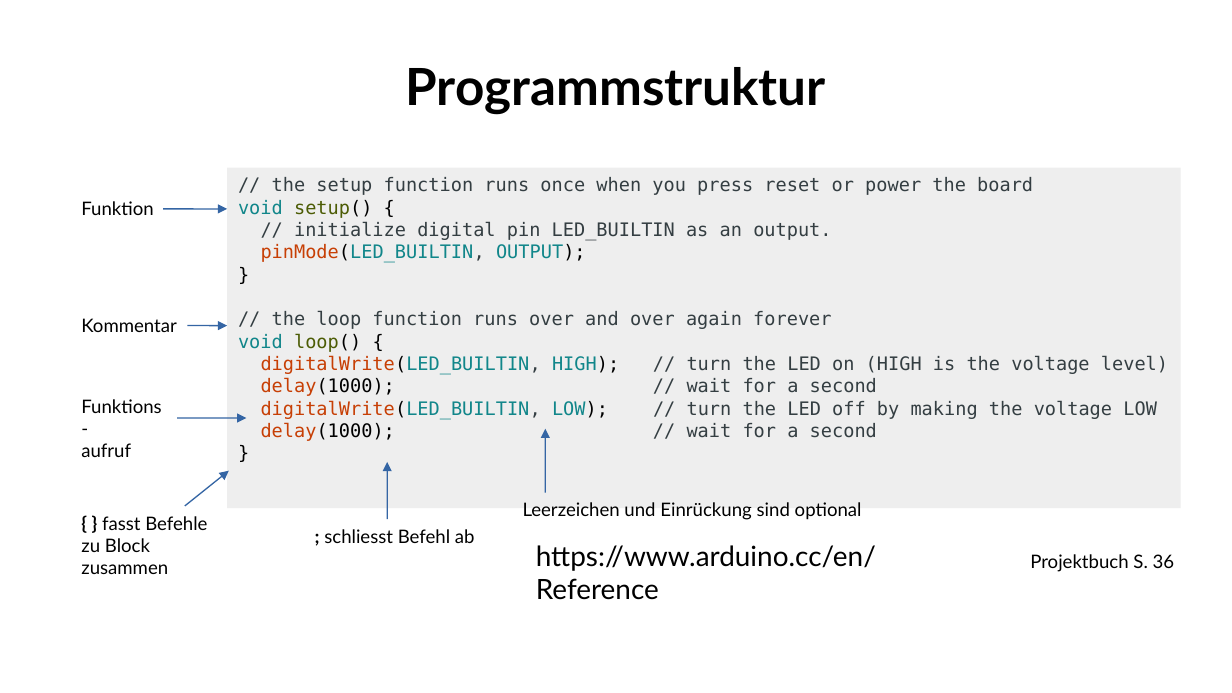
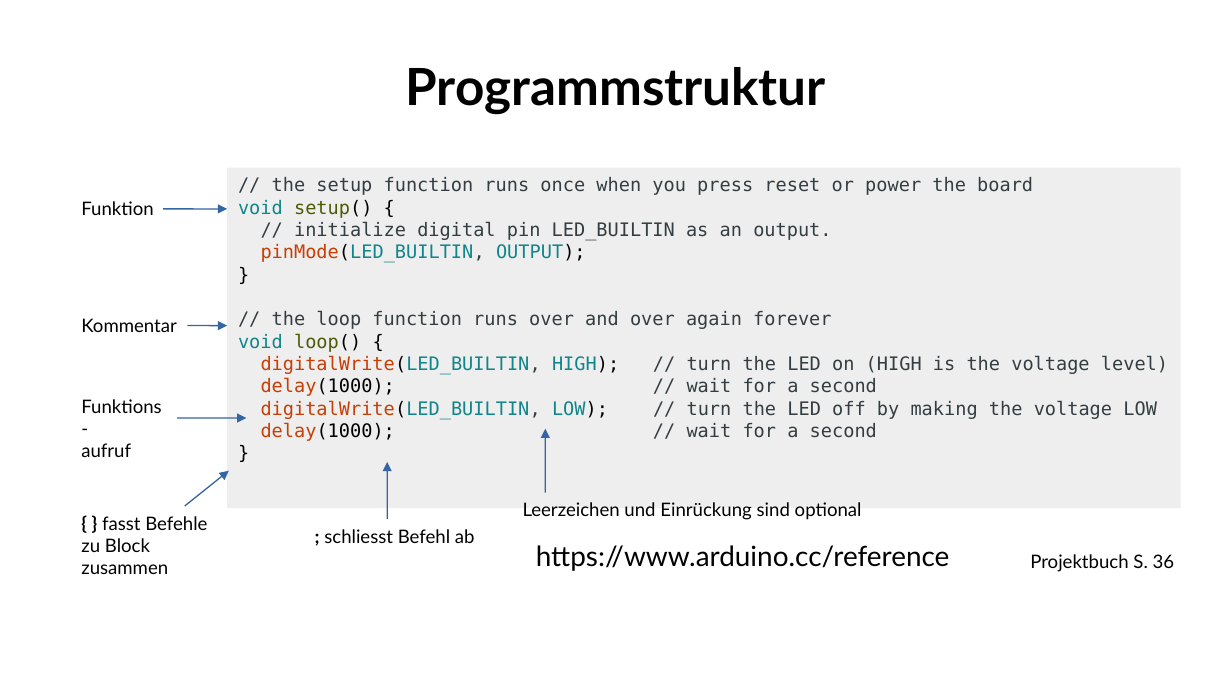
Before and after one commit to fablabwinti/workshop-arduino-1, a slide deck: slide 12 of ArduinoI.odp. Drawn at 1232x693 pixels with LibreOffice and Linux fonts; fonts in the diff are those of the drawing; background and template pictures are left out. Boxes give left, top, right and bottom in pixels: in the first picture for what was removed or moved away, otherwise in the second. Text is boxed around its words. In the diff, an @@ line names an element or a change of style, - is before the commit and + after.

```diff
--- a/ArduinoI.odp
+++ b/ArduinoI.odp
@@ text at [536,545,950,571]: text changed @@
-https://www.arduino.cc/en/Reference
+https://www.arduino.cc/reference
```
Also in this commit, not shown: 4 other slides changed, 1 other file.
